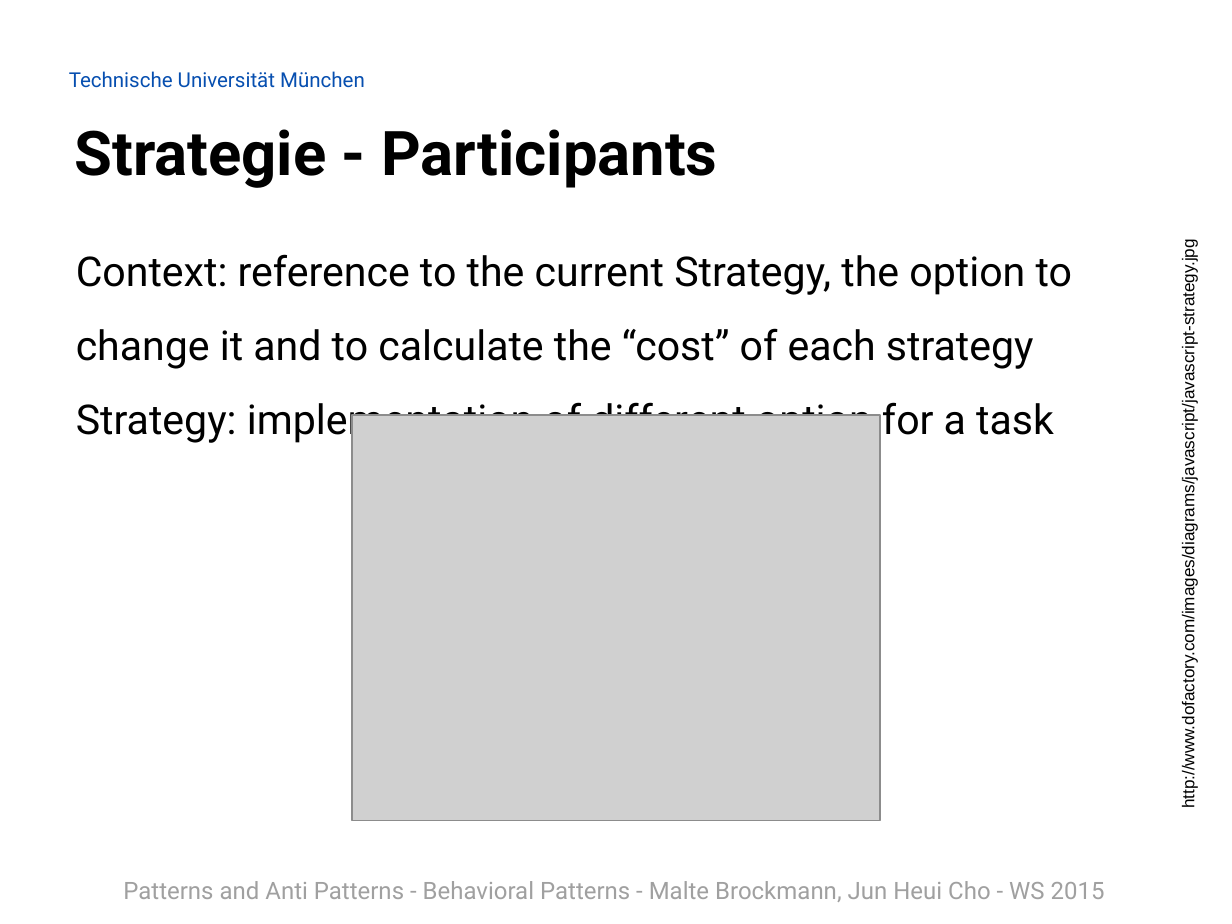
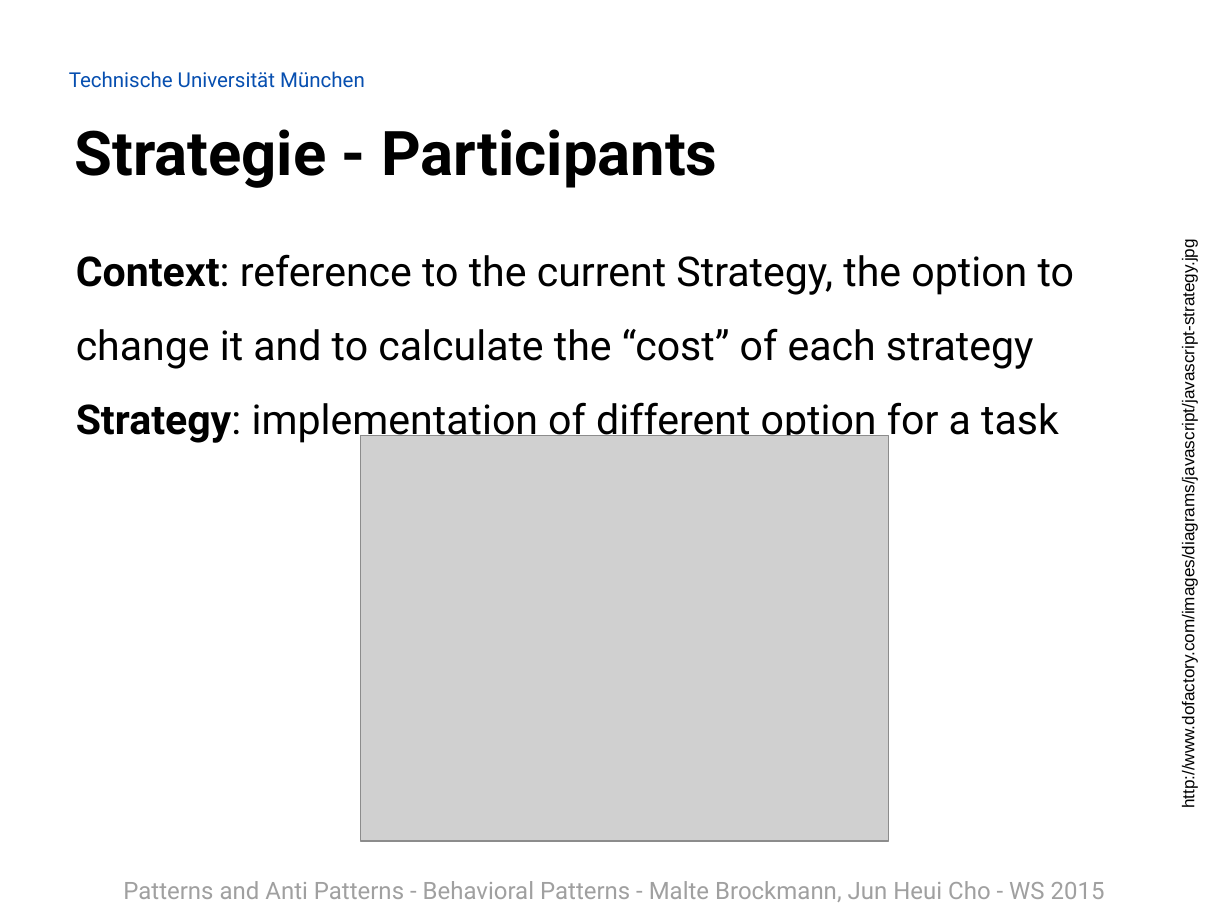
Before and after one commit to Painted6/Behavioral-design-patterns, a slide deck: slide 37 of Behavioral Patterns - JS Patterns and Anti Patterns.pptx (slide 36 before the commit). Drawn at 1232x924 pixels with LibreOffice and Linux fonts; fonts in the diff are those of the drawing; grey boxes stand for pictures; background and template pictures are left out. Boxes give left, top, right and bottom in pixels: in the first picture for what was removed or moved away, otherwise in the second. Text is boxed around its words. In the diff, an @@ line names an element or a change of style, - is before the commit and + after.

```diff
--- a/Behavioral Patterns - JS Patterns and Anti Patterns.pptx
+++ b/Behavioral Patterns - JS Patterns and Anti Patterns.pptx
@@ text "Context: reference to the current ..." at bbox=[76, 254, 1074, 444]: bold on in "Context:", "Strategy:" @@
@@ picture: place and size @@
-picture at bbox=[352, 415, 880, 821]
+picture at bbox=[361, 435, 888, 840]
```
Also in this commit, not shown: 6 other slides changed, 5 slides added, 1 other file.
